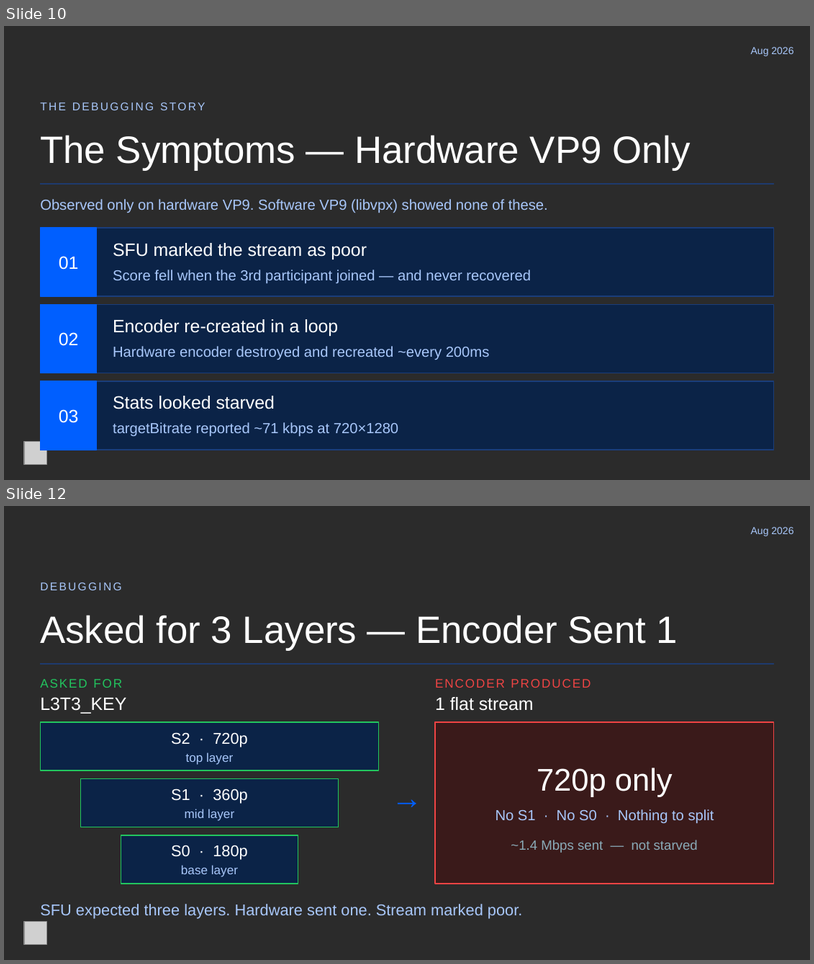
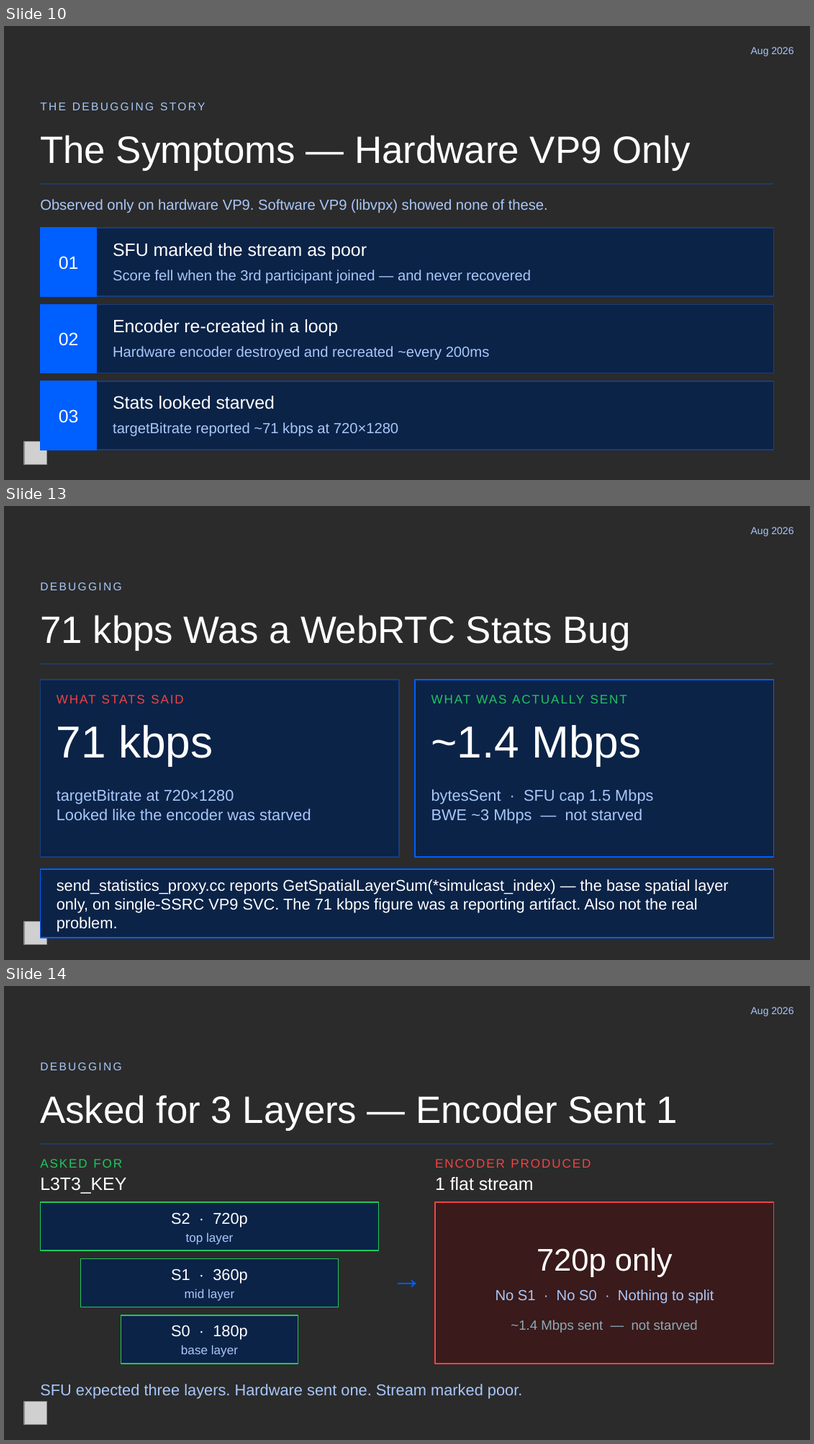
Before and after one commit to GetStream/stream-video-android, a slide deck: docs/talks/SVC_on_Android_Debugged_RTC_ON_2026.pptx. Shown one above the other, each under a label of ours: slides 10 and 12 before the commit, slides 10, 13 and 14 after it; the slides between them are not shown. The pictures are 814x964 and 814x1444 pixels, drawn with LibreOffice and Linux fonts; fonts in the diff are those of the drawing; grey boxes stand for pictures; background and template pictures are left out; a plain dark background stands for a picture behind light text. Boxes give left, top, right and bottom in pixels: in the first picture for what was removed or moved away, otherwise in the second. Text is boxed around its words. In the diff, an @@ line names an element or a change of style, - is before the commit and + after.

```diff
--- a/docs/talks/SVC_on_Android_Debugged_RTC_ON_2026.pptx
+++ b/docs/talks/SVC_on_Android_Debugged_RTC_ON_2026.pptx
@@ slide 13 added at [4, 506, 810, 960], background picture (left out) @@
@@ text added at [751, 527, 794, 536], 9 pt, text #A8C7FA @@
+Aug 2026
@@ text added at [40, 582, 121, 590], 10 pt, text #A8C7FA @@
+DEBUGGING
@@ text added at [40, 615, 631, 650], 34 pt, text #FFFFFF @@
+71 kbps Was a WebRTC Stats Bug
@@ rectangle added at [40, 663, 774, 664], fill #1E3A6E, outline #1E3A6E 1 pt @@
@@ rectangle added at [40, 680, 399, 857], fill #0B2347, outline #1A3D7A 1 pt @@
@@ text added at [57, 690, 383, 708], 11 pt, text #EF4444 @@
+WHAT STATS SAID
@@ rectangle added at [415, 680, 774, 857], fill #0B2347, outline #005FFF 1 pt @@
@@ text added at [432, 690, 758, 708], 11 pt, text #22C55E @@
+WHAT WAS ACTUALLY SENT
@@ text added at [57, 725, 213, 765], 40 pt, text #FFFFFF @@
+71 kbps
@@ text added at [432, 725, 642, 765], 40 pt, text #FFFFFF @@
+~1.4 Mbps
@@ text added at [57, 789, 311, 820], 14 pt, text #A8C7FA @@
+targetBitrate at 720×1280
+Looked like the encoder was starved
@@ text added at [432, 789, 653, 823], 14 pt, text #A8C7FA @@
+bytesSent · SFU cap 1.5 Mbps
+BWE ~3 Mbps — not starved
@@ rectangle added at [40, 869, 774, 937], fill #0B2347, outline #005FFF 1 pt @@
@@ text added at [57, 879, 728, 932], 14 pt, text #FFFFFF @@
+send_statistics_proxy.cc reports GetSpatialLayerSum(*simulcast_index) — the base spatial layer only, on single-SSRC VP9 SVC. The 71 kbps figure was a reporting artifact. Also not the real problem.
@@ picture added at [24, 921, 46, 944] @@
@@ what was slide 12 is now slide 14 @@
```
Also in this commit, not shown: 2 slides changed, 2 other slides added, 1 slide removed, 1 other file.
